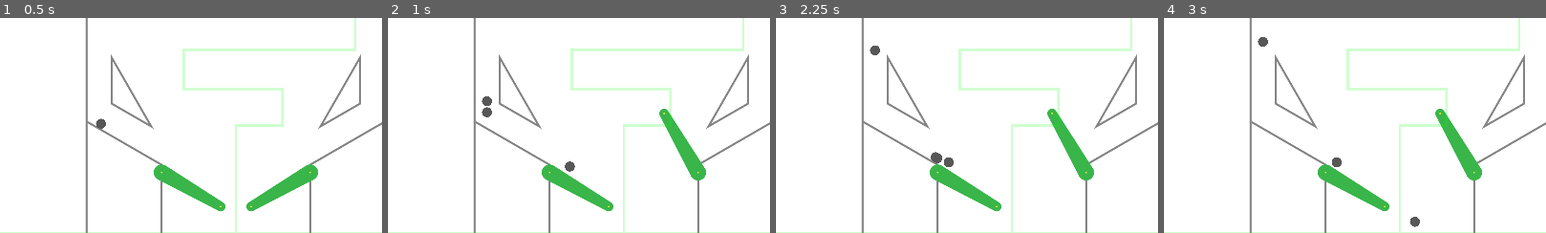
Above: before the commit, frames 1-4 (left to right).
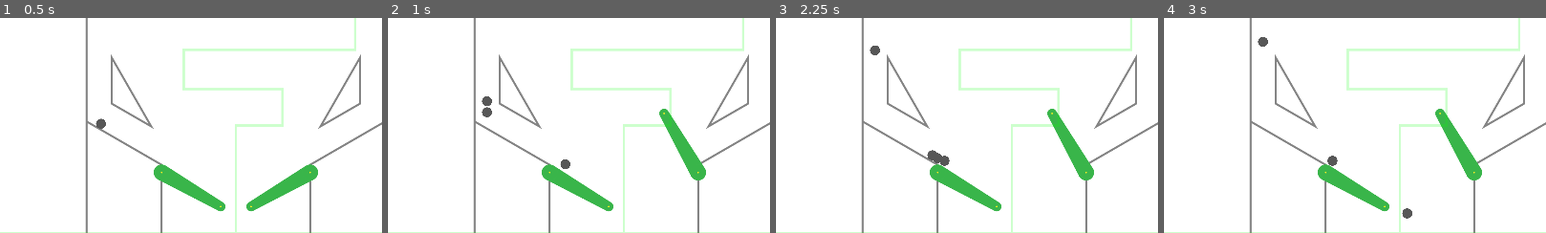
Above: after the commit, the same moments.

Repository: cxhuy/ptd
Game: Godot game, scene res://scenes/game.tscn
Same seed, same stepped clock (60 frames per second), same inputs: the game is played once before the commit and once after it.
Inputs:
- Up to frame 1 (0.5 s): no input
- Up to frame 2 (1 s): tap Enter at 0.5 s; hold / (rightFlip) from 0.53 s (still down); hold Space (addBall) from 0.53 s (still down)
- Up to frame 3 (2.25 s): release / (rightFlip) at 1.28 s; release Space (addBall) at 1.28 s; hold Z (leftFlip) 1.28-2.03 s; tap Space (addBall) at 1.35 s; hold / (rightFlip) from 2.03 s (still down); hold Space (addBall) from 2.03 s (still down)
- Up to frame 4 (3 s): keep holding / (rightFlip); release Space (addBall) at 2.78 s; tap Space (addBall) at 2.85 s
The pictures show only the part of the screen within x 19-69%, y 50-100%; the shares and areas given below are measured in that part.

Frame 1 is identical in both runs. In frame 2, 0.1% of the frame differs, in the area x 45-49%, y 65-72%; in frame 3, 0.1%; in frame 4, 0.3%, in the area x 42-67%, y 64-98%.

Commit message:
feat: change ball friction

Diff:
--- a/scenes/ball.tscn
+++ b/scenes/ball.tscn
@@ -4,7 +4,7 @@
 [ext_resource type="Texture2D" uid="uid://wvf2yr2xahu7" path="res://sprites/ball2.svg" id="2_j7d7n"]
 
 [sub_resource type="PhysicsMaterial" id="PhysicsMaterial_tb1tu"]
-friction = 0.2
+friction = 0.3
 bounce = 0.1
 
 [sub_resource type="CircleShape2D" id="CircleShape2D_ejfi7"]
